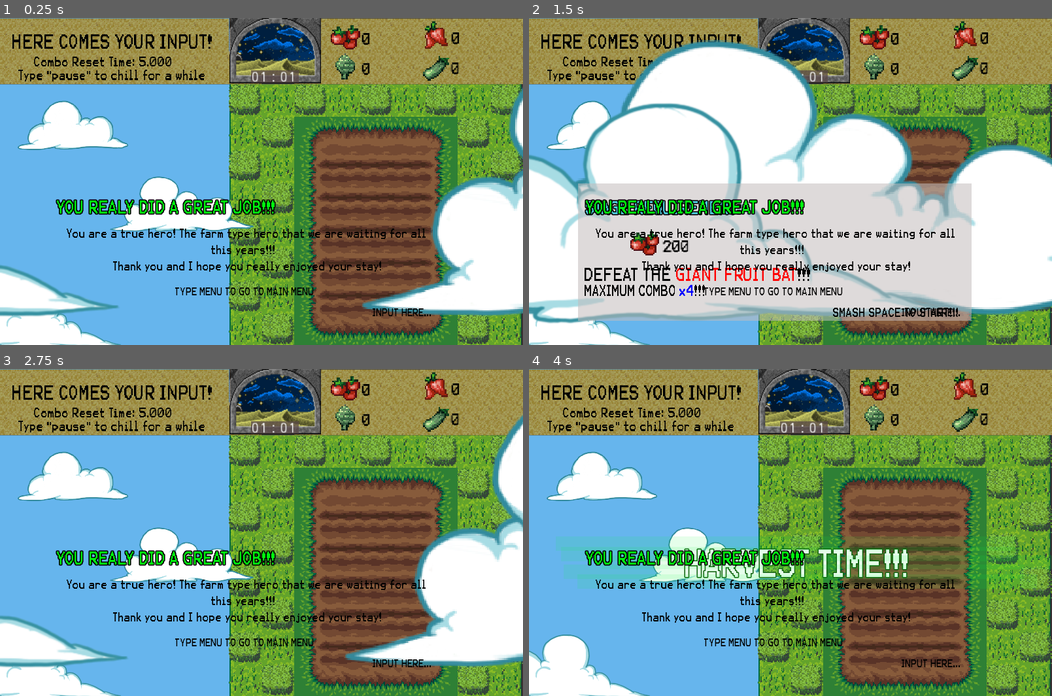
Above: before the commit, frames 1-4 (two rows, left to right).
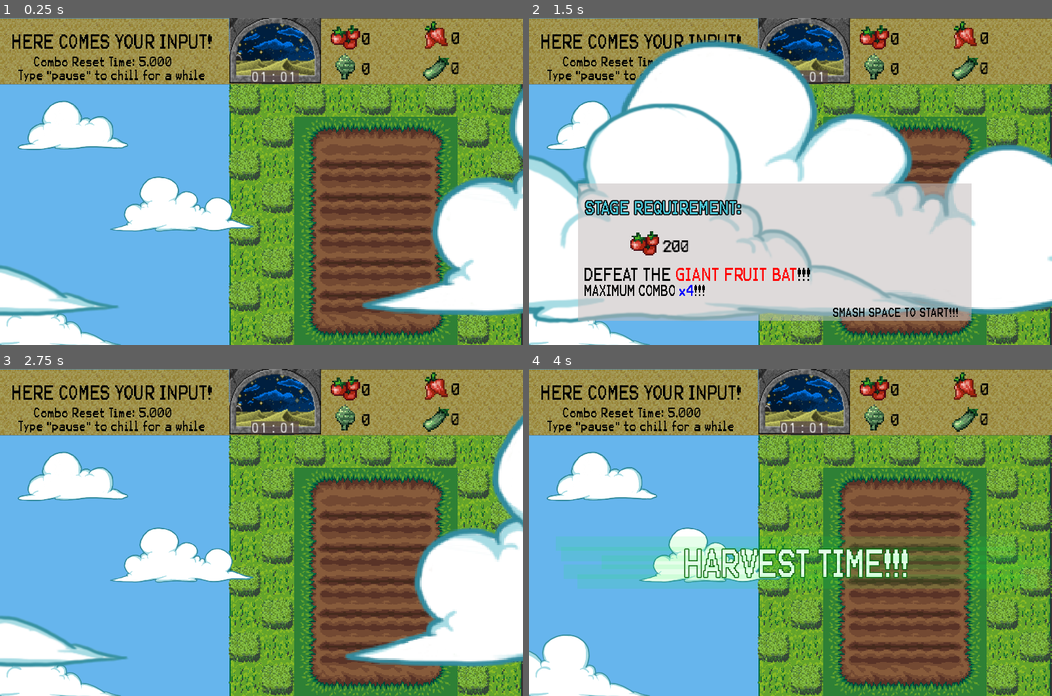
Above: after the commit, the same moments.

Repository: lpancho/GWJ12
Game: Godot game, scene res://scenes/Tutorial.tscn
Same seed, same stepped clock (60 frames per second), same inputs: the game is played once before the commit and once after it. This scene is started directly instead of the project's main scene.
Inputs:
- Up to frame 1 (0.25 s): no input
- Up to frame 2 (1.5 s): tap Enter at 0.5 s
- Up to frame 3 (2.75 s): tap Space at 2 s
- Up to frame 4 (4 s): no input

The runs differ from the first frame. In frame 1, 3.0% of the frame differs, in the area x 10-83%, y 55-92%; in frame 2, 2.9%; in frame 3, 3.0%; in frame 4, 3.0%.

Commit message:
Fixed issue

Diff:
--- a/Text to Life/scenes/cloudtransition/CloudTransition.tscn
+++ b/Text to Life/scenes/cloudtransition/CloudTransition.tscn
@@ -574,12 +574,13 @@
 margin_top = 94.7456
 margin_right = 356.662
 margin_bottom = 114.746
-custom_fonts/font = SubResource( 9 )
+custom_fonts/font = SubResource( 10 )
 custom_colors/font_color = Color( 0, 0, 0, 1 )
 text = "INPUT HERE..."
 align = 1
 
 [node name="Ending" type="Node2D" parent="Container"]
+visible = false
 position = Vector2( 78.9123, 185.758 )
 
 [node name="Header" type="Label" parent="Container/Ending"]
Not shown: 20 places in Text to Life/scenes/cloudtransition/CloudTransition.tscn that only renumber resources
